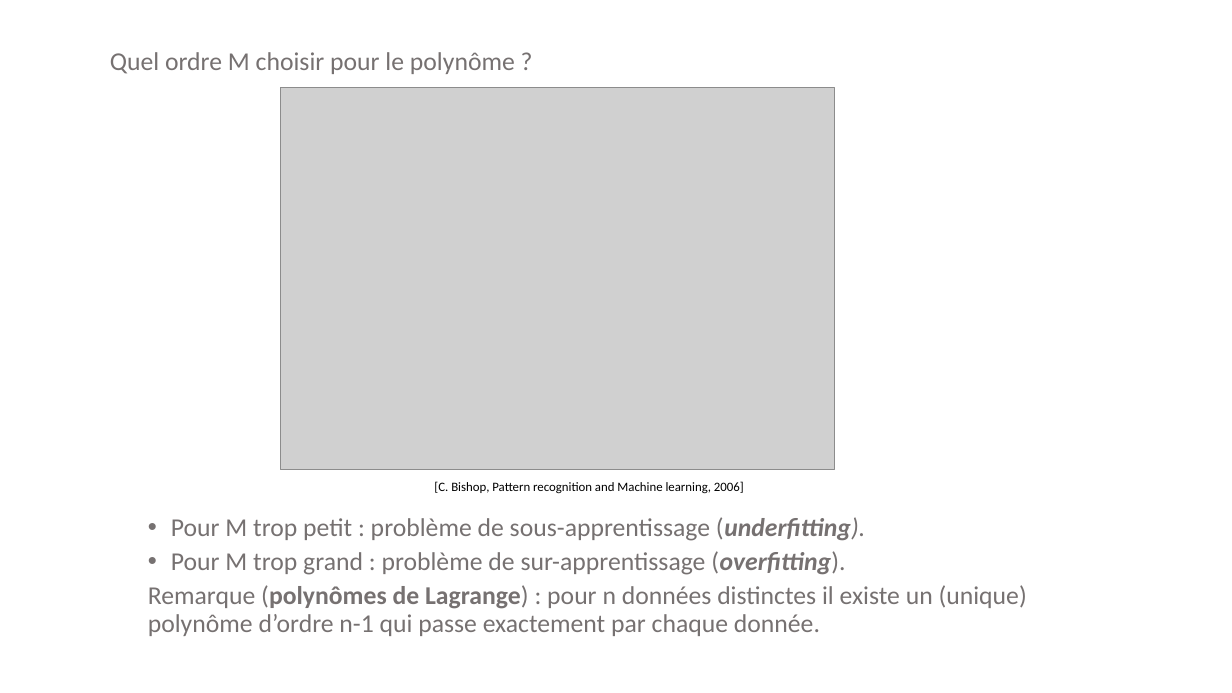
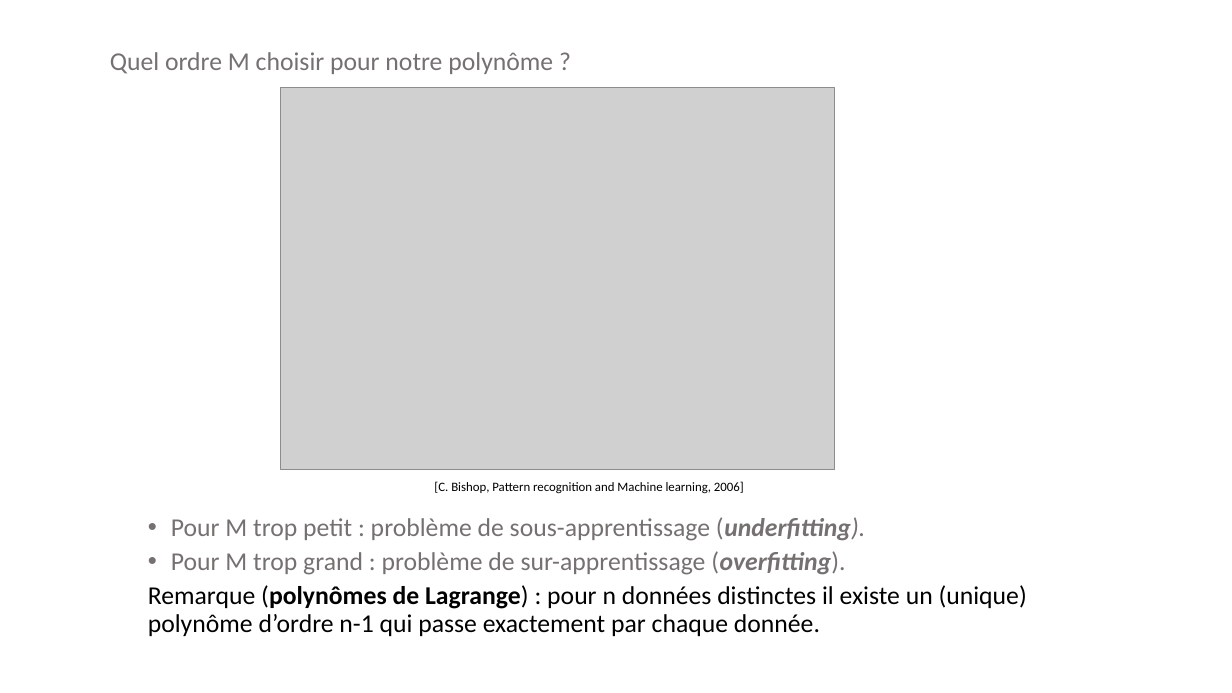
Before and after one commit to jolindien-git/jolindien-git.github.io, a slide deck: slide 10 of Intelligence Artificielle et Analyse de donnees.pptx. Drawn at 1232x693 pixels with LibreOffice and Linux fonts; fonts in the diff are those of the drawing; grey boxes stand for pictures. Boxes give left, top, right and bottom in pixels: in the first picture for what was removed or moved away, otherwise in the second. Text is boxed around its words. In the diff, an @@ line names an element or a change of style, - is before the commit and + after.

```diff
--- a/Intelligence Artificielle et Analyse de donnees.pptx
+++ b/Intelligence Artificielle et Analyse de donnees.pptx
@@ text at [110,52,553,74]: text changed @@
-  Quel ordre M choisir pour le polynôme ?
+  Quel ordre M choisir pour notre polynôme ?
@@ text at [148,585,1027,636]: text colour #767171 to #000000 in "Remarque (polynômes de Lagrange) : pour n ..." @@
```
Also in this commit, not shown: 1 other slide changed, 2 slides added, 2 slides removed, 1 other file.
